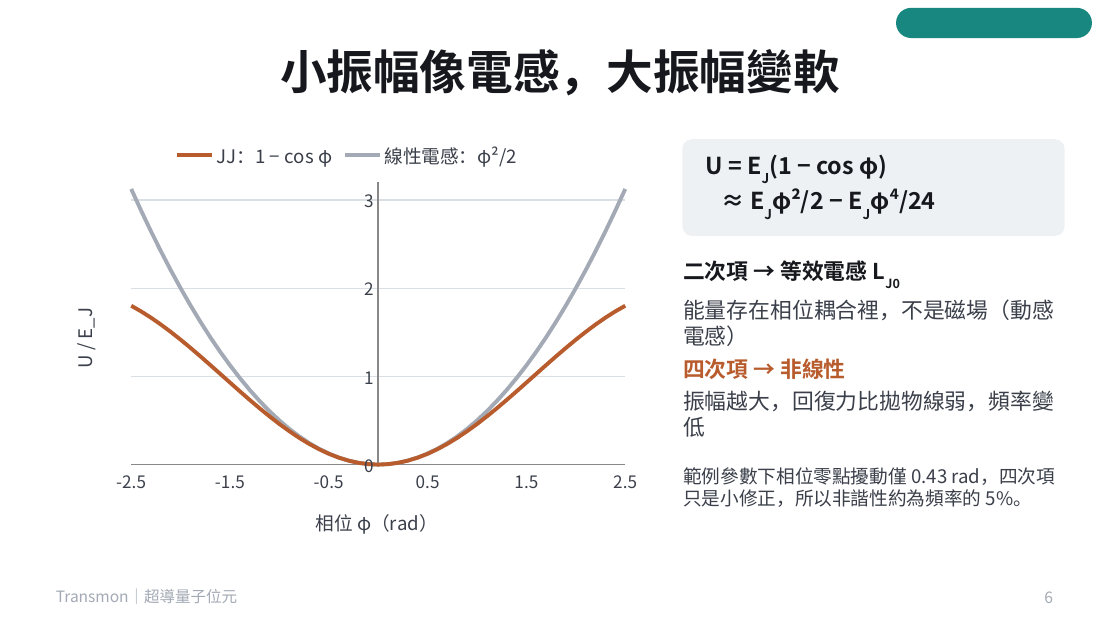
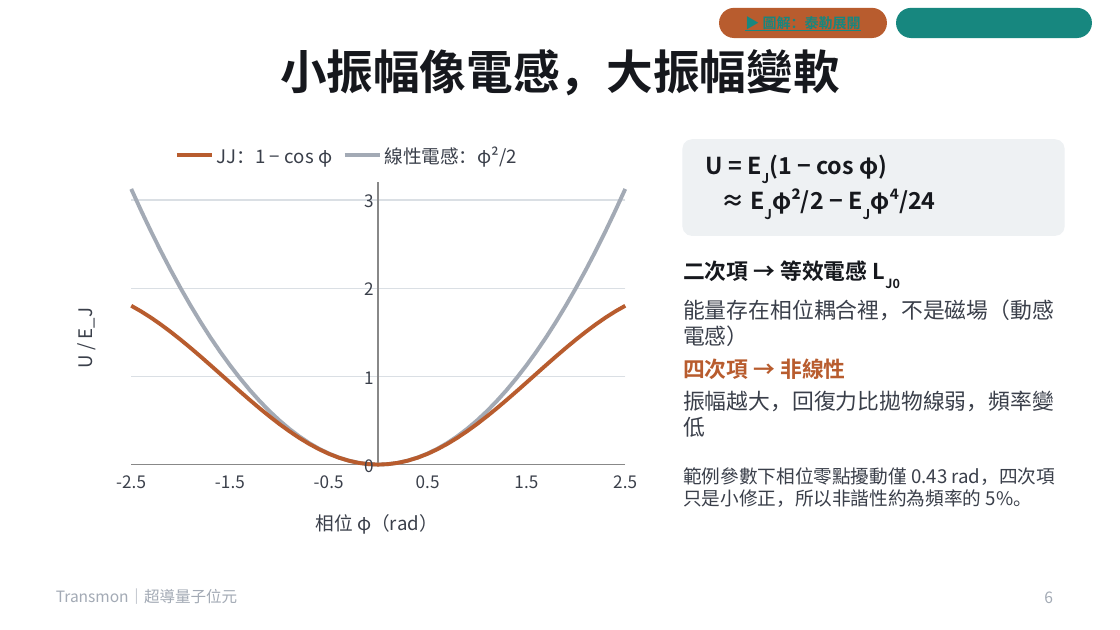
Before and after one commit to pcpcchen-coder/QuantumComputing, a slide deck: slide 6 of slides/transmon.pptx. Drawn at 1120x630 pixels with LibreOffice and Linux fonts; fonts in the diff are those of the drawing. Boxes give left, top, right and bottom in pixels: in the first picture for what was removed or moved away, otherwise in the second. Text is boxed around its words. In the diff, an @@ line names an element or a change of style, - is before the commit and + after.

```diff
--- a/slides/transmon.pptx
+++ b/slides/transmon.pptx
@@ rounded rectangle added at (719, 8, 887, 38), fill #B85C2E, 9 pt, text #17877F, bold, underline @@
+▶ 圖解：泰勒展開
```
Also in this commit, not shown: 8 other slides changed, 5 other files.
